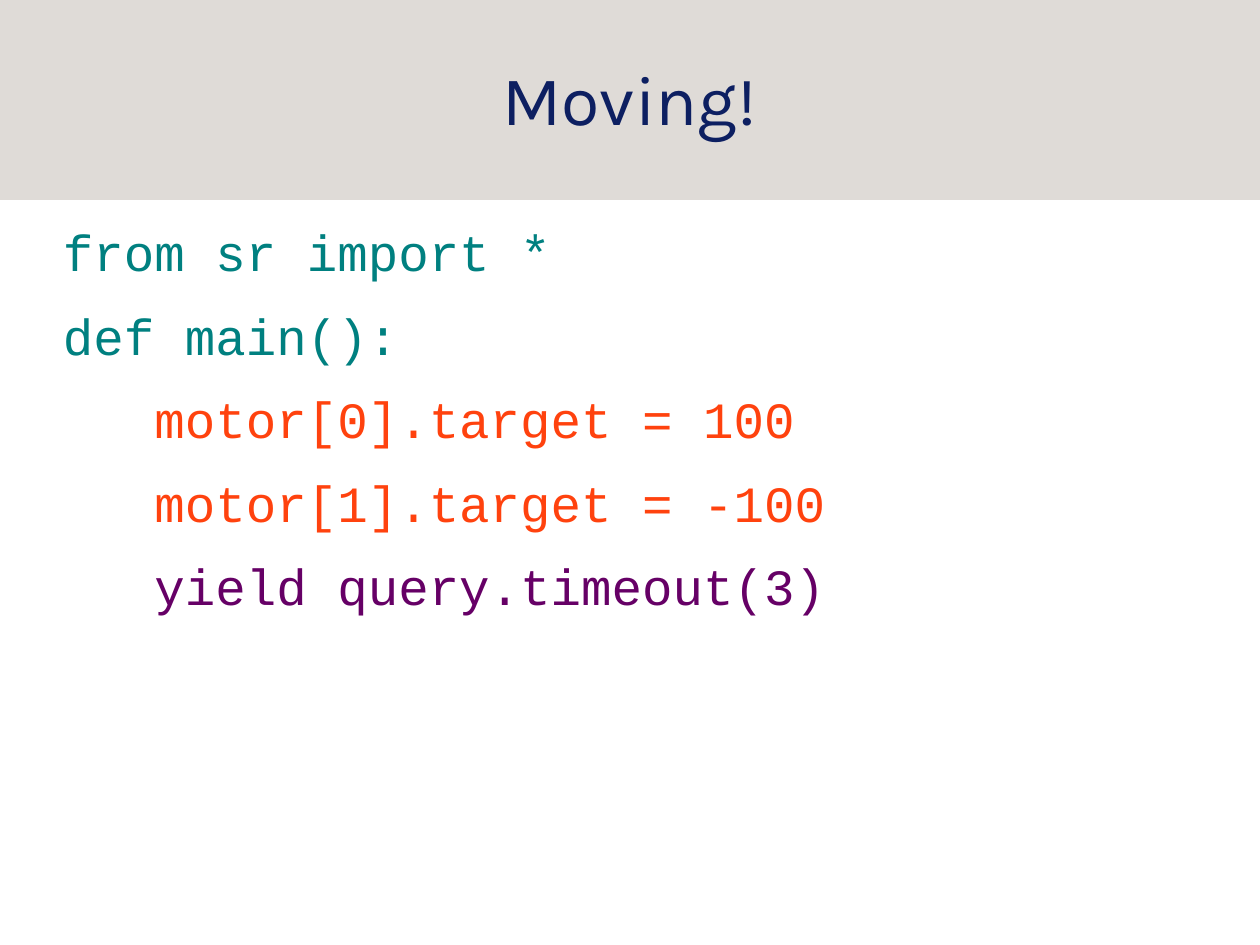
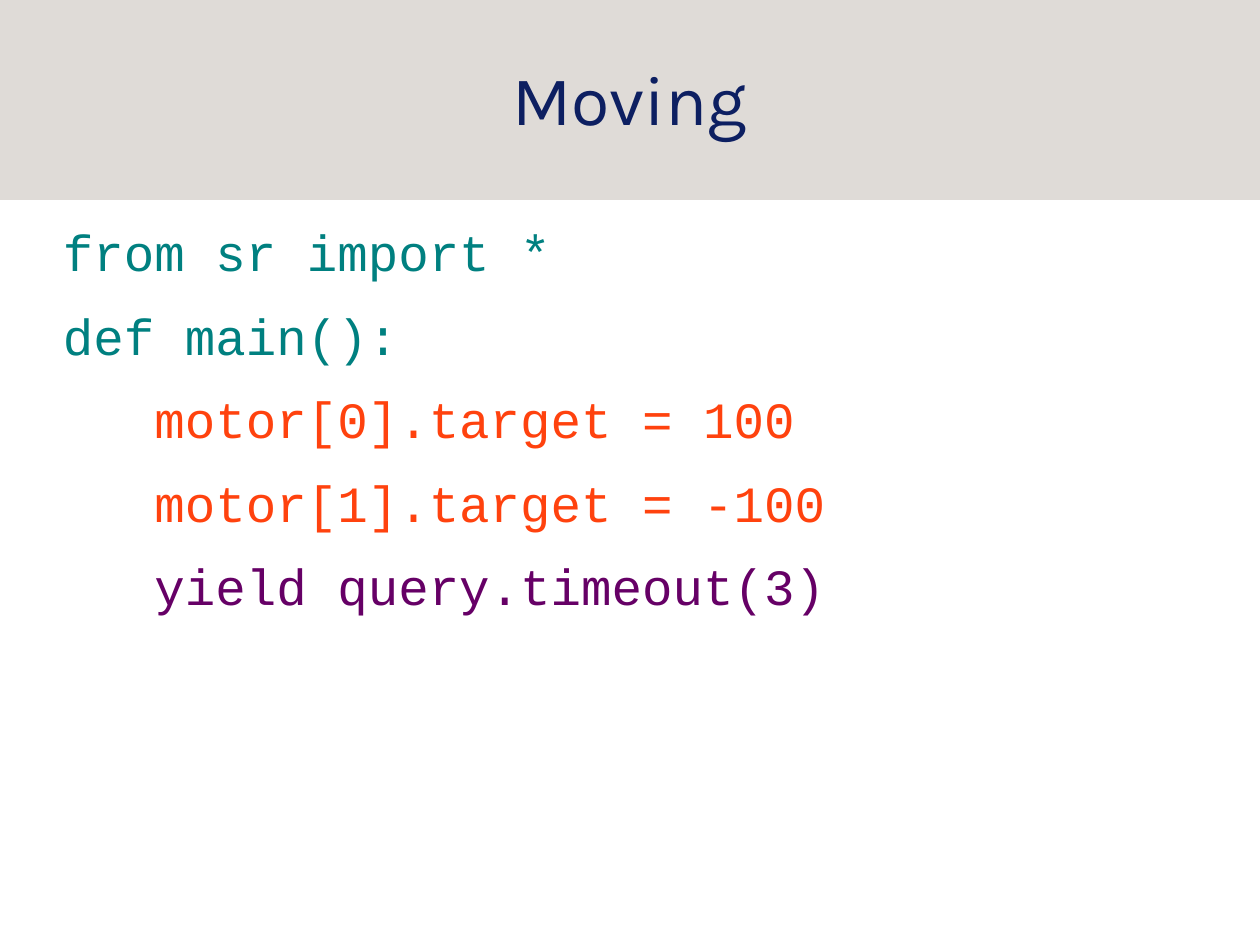
Before and after one commit to srobo-legacy/kickstart-presentations, a slide deck: slide 21 of programming.odp. Drawn at 1260x945 pixels with LibreOffice and Linux fonts; fonts in the diff are those of the drawing; background and template pictures are left out. Boxes give left, top, right and bottom in pixels: in the first picture for what was removed or moved away, otherwise in the second. Text is boxed around its words. In the diff, an @@ line names an element or a change of style, - is before the commit and + after.

```diff
--- a/programming.odp
+++ b/programming.odp
@@ title at bbox=[512, 77, 747, 142]: text changed @@
-Moving!
+Moving
```
Also in this commit, not shown: 2 other slides changed, 1 slide added.
